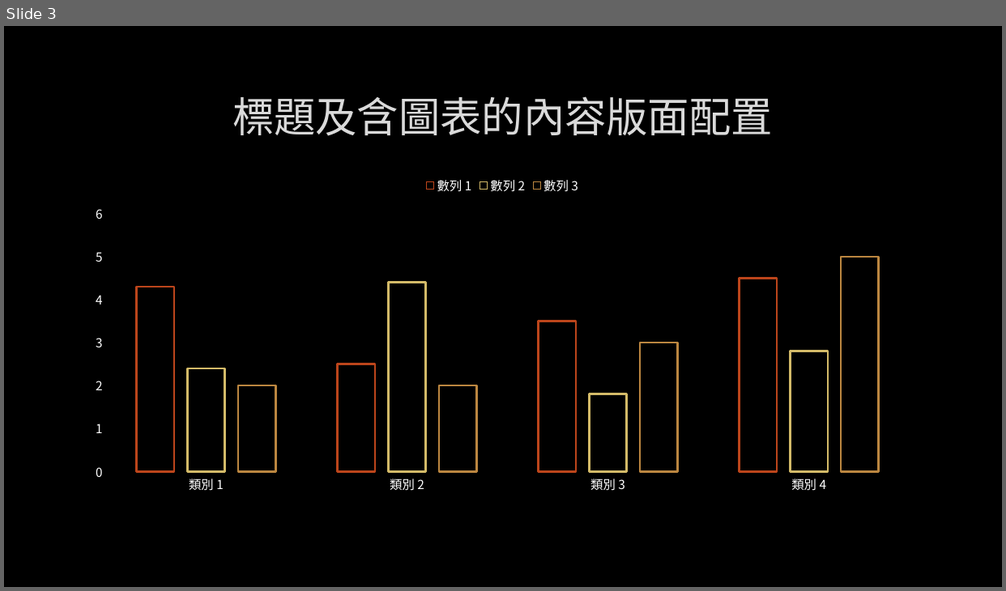
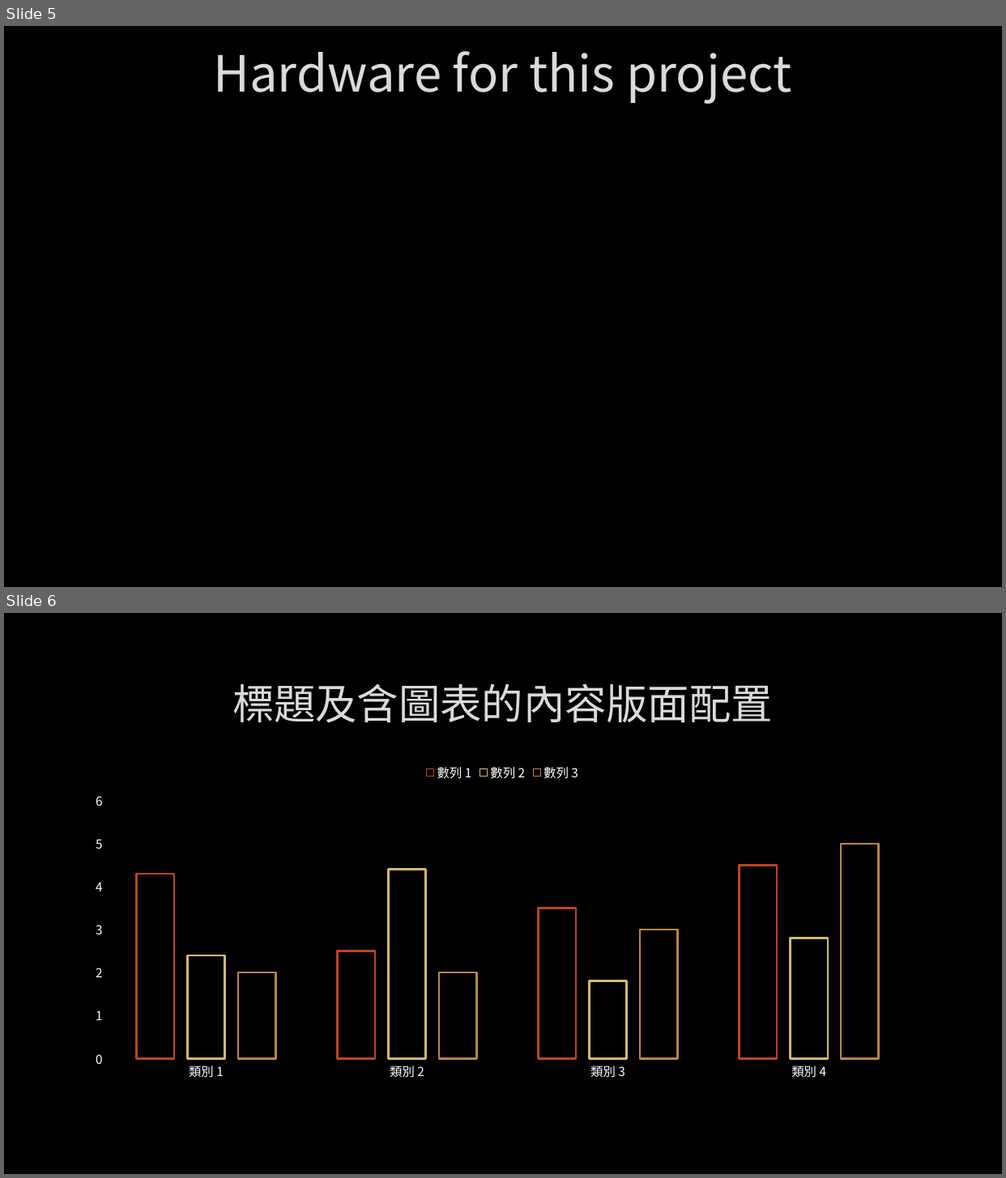
Before and after one commit to Alfons0329/Parallel_Programming_Fall_2018, a slide deck: Final Project/Report.pptx. Shown one above the other, each under a label of ours: slide 3 before the commit, slides 5 and 6 after it. The pictures are 1006x591 and 1006x1178 pixels, drawn with LibreOffice and Linux fonts; fonts in the diff are those of the drawing; background and template pictures are left out. Boxes give left, top, right and bottom in pixels: in the first picture for what was removed or moved away, otherwise in the second. Text is boxed around its words. In the diff, an @@ line names an element or a change of style, - is before the commit and + after.

Commit message:
Doing final project ppt

```diff
--- a/Final Project/Report.pptx
+++ b/Final Project/Report.pptx
@@ slide 5 added at [4,26,1002,587], background picture (left out) @@
@@ title added at [213,51,792,104], 48 pt, text #DADADA @@
+Hardware for this project
@@ what was slide 3 is now slide 6 @@
```
Also in this commit, not shown: 1 slide changed, 3 other slides added, 1 slide removed, 12 other files.
